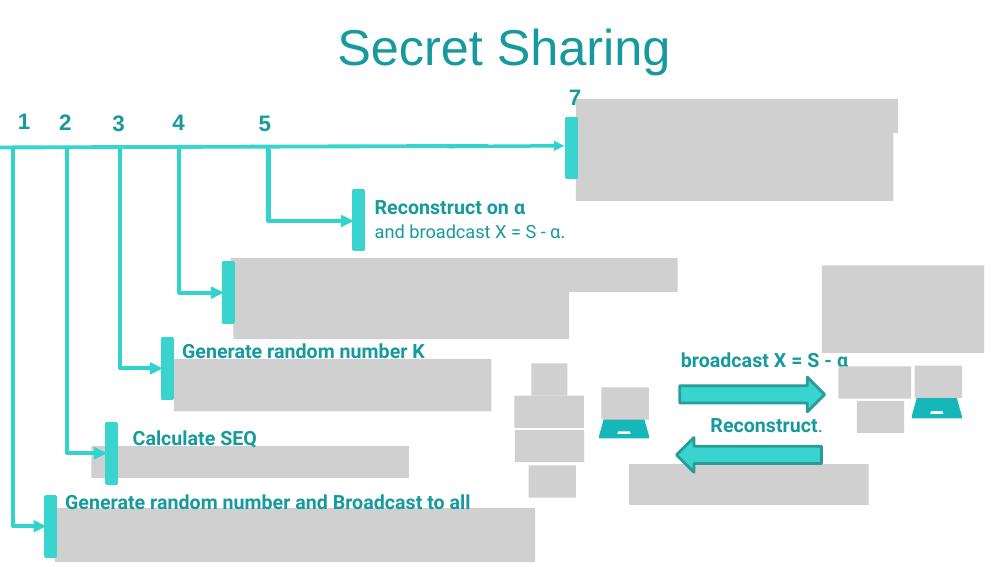
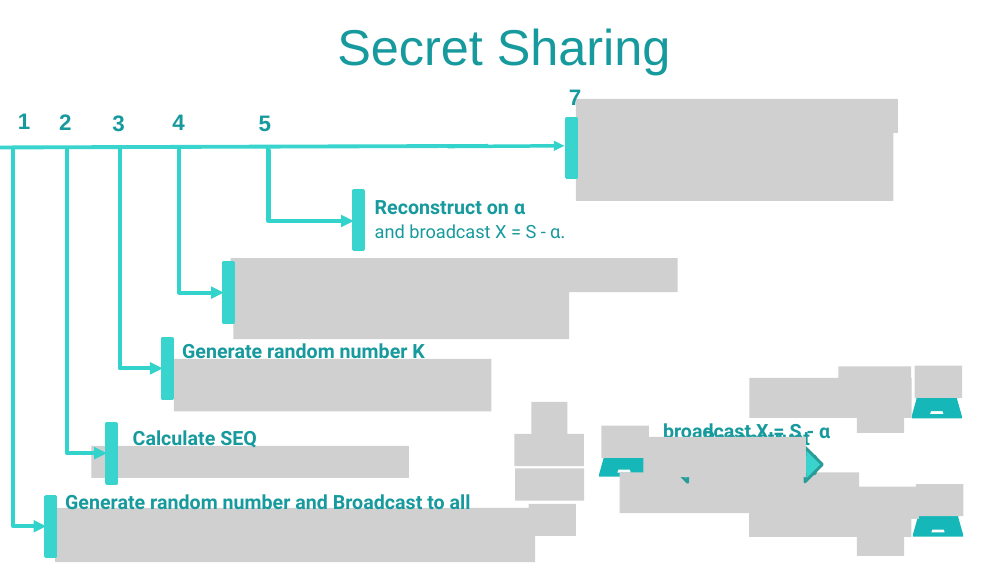
Before and after one commit to sarganio/Final-Project, a slide deck: slide 7 of Final Project.pptx. Drawn at 1008x567 pixels with LibreOffice and Linux fonts; fonts in the diff are those of the drawing; grey boxes stand for pictures; background and template pictures are left out. Boxes give left, top, right and bottom in pixels: in the first picture for what was removed or moved away, otherwise in the second. Text is boxed around its words. In the diff, an @@ line names an element or a change of style, - is before the commit and + after.

Commit message:
Final PPT

```diff
--- a/Final Project.pptx
+++ b/Final Project.pptx
@@ picture removed at <box>822,265,984,353</box> @@
@@ picture added at <box>749,378,911,418</box> @@
@@ picture removed at <box>514,396,584,428</box> @@
@@ text "broadcast X = S - ...": place and size @@
-text "broadcast X = S - ..." at <box>681,352,848,373</box>
+text "broadcast X = S - ..." at <box>663,420,830,439</box>
@@ picture added at <box>514,434,584,467</box> @@
@@ 4 pictures, 1 freeform shape: place and size @@
-4 pictures, 1 freeform shape at <box>515,364,649,498</box>
+4 pictures, 1 freeform shape at <box>515,402,649,536</box>
@@ picture added at <box>643,436,805,477</box> @@
@@ right arrow: place and size @@
-right arrow at <box>676,437,822,472</box>
+right arrow at <box>670,448,815,482</box>
@@ right arrow: place and size @@
-right arrow at <box>679,377,825,411</box>
+right arrow at <box>677,448,823,482</box>
@@ text at <box>703,427,810,451</box>: text changed @@
-Reconstruct.
+Reconstruct
@@ picture: place and size @@
-picture at <box>629,464,869,504</box>
+picture at <box>620,473,860,513</box>
@@ picture added at <box>749,497,911,537</box> @@
@@ picture added at <box>847,487,919,519</box> @@
@@ freeform shape added at <box>913,493,964,537</box>, fill #16B7B8 @@
@@ picture added at <box>916,484,964,516</box> @@
@@ picture added at <box>857,524,904,556</box> @@
```
Also in this commit, not shown: 3 other slides changed.
